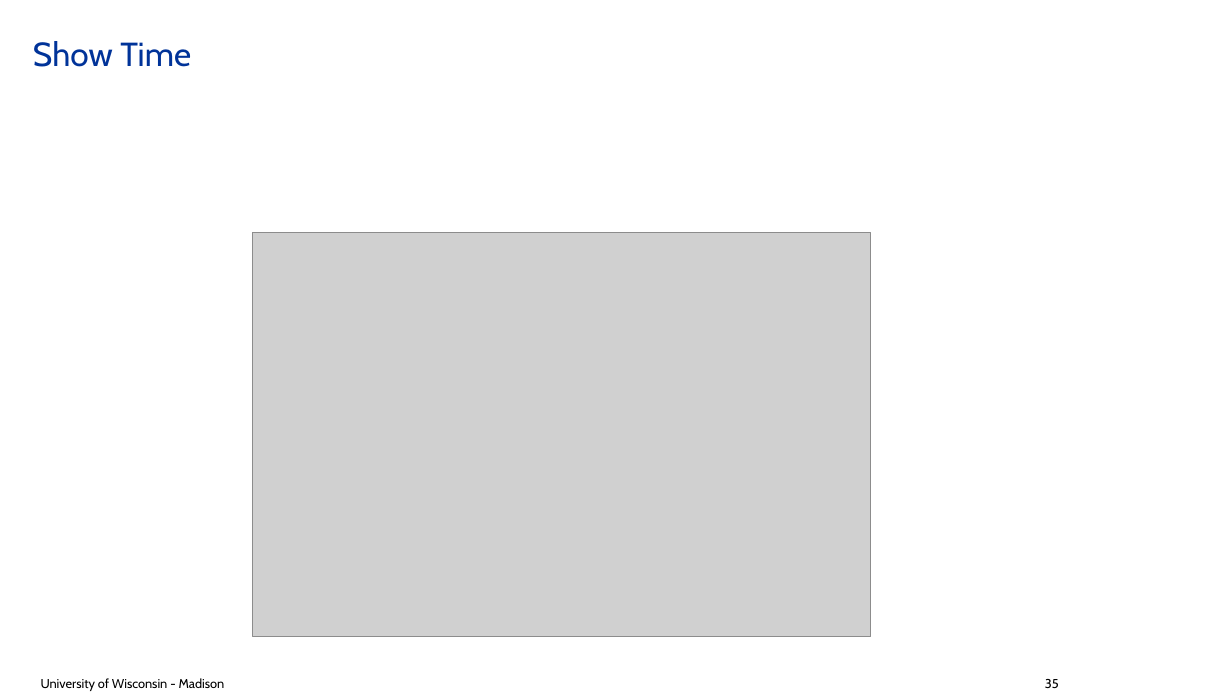
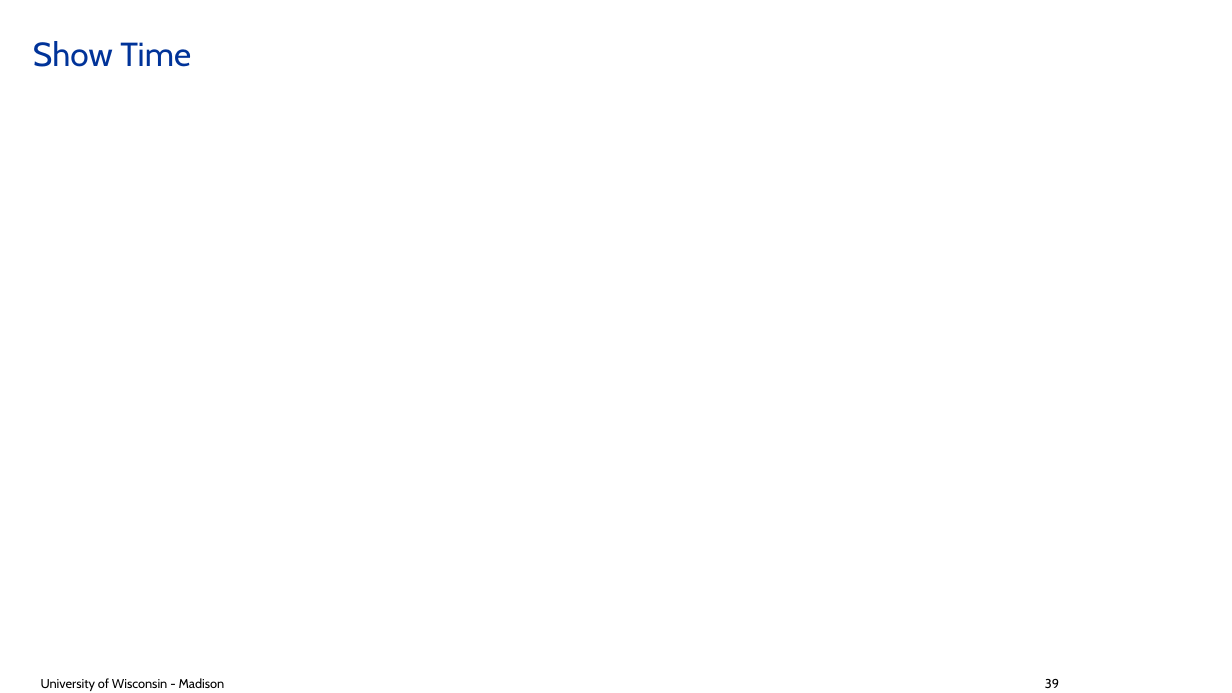
Before and after one commit to ksha23/chrono-hil-tutorial, a slide deck: slide 39 of tutorial_HIL_driver.pptx (slide 35 before the commit). Drawn at 1232x693 pixels with LibreOffice and Linux fonts; fonts in the diff are those of the drawing; grey boxes stand for pictures; background and template pictures are left out. Boxes give left, top, right and bottom in pixels: in the first picture for what was removed or moved away, otherwise in the second. Text is boxed around its words. In the diff, an @@ line names an element or a change of style, - is before the commit and + after.

```diff
--- a/tutorial_HIL_driver.pptx
+++ b/tutorial_HIL_driver.pptx
@@ picture removed at [252,233,871,637] @@
@@ text at [1045,679,1059,688]: text changed @@
-35
+39
```
Also in this commit, not shown: 23 other slides changed, 5 slides added, 1 slide removed, 3 other files.
